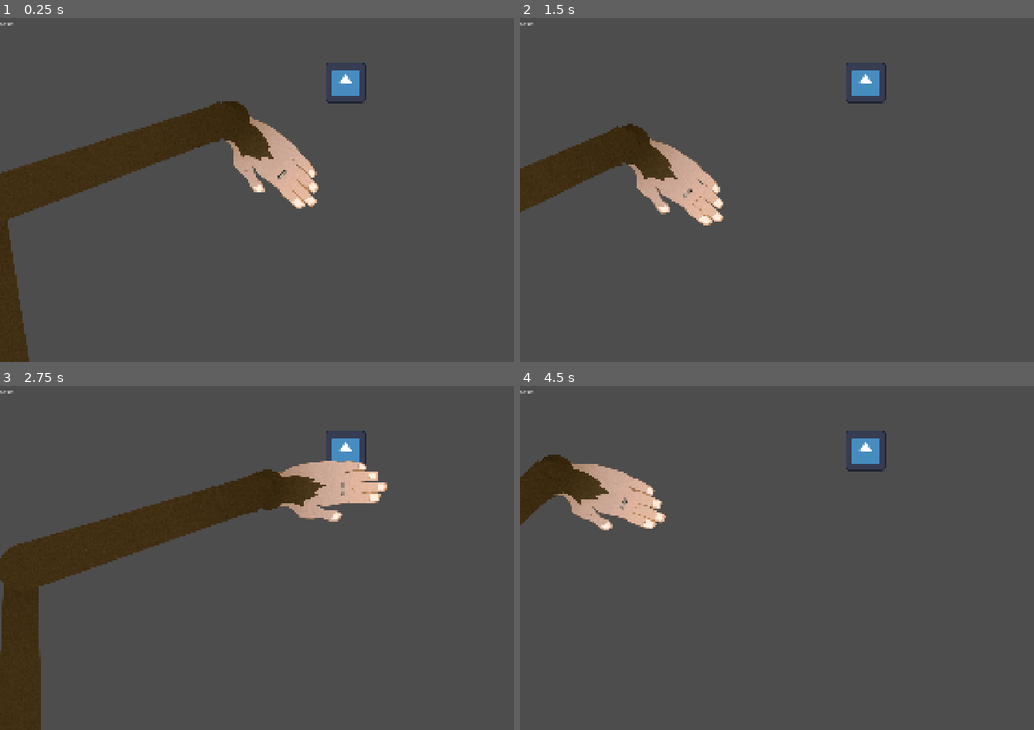
Above: before the commit, frames 1-4 (two rows, left to right).
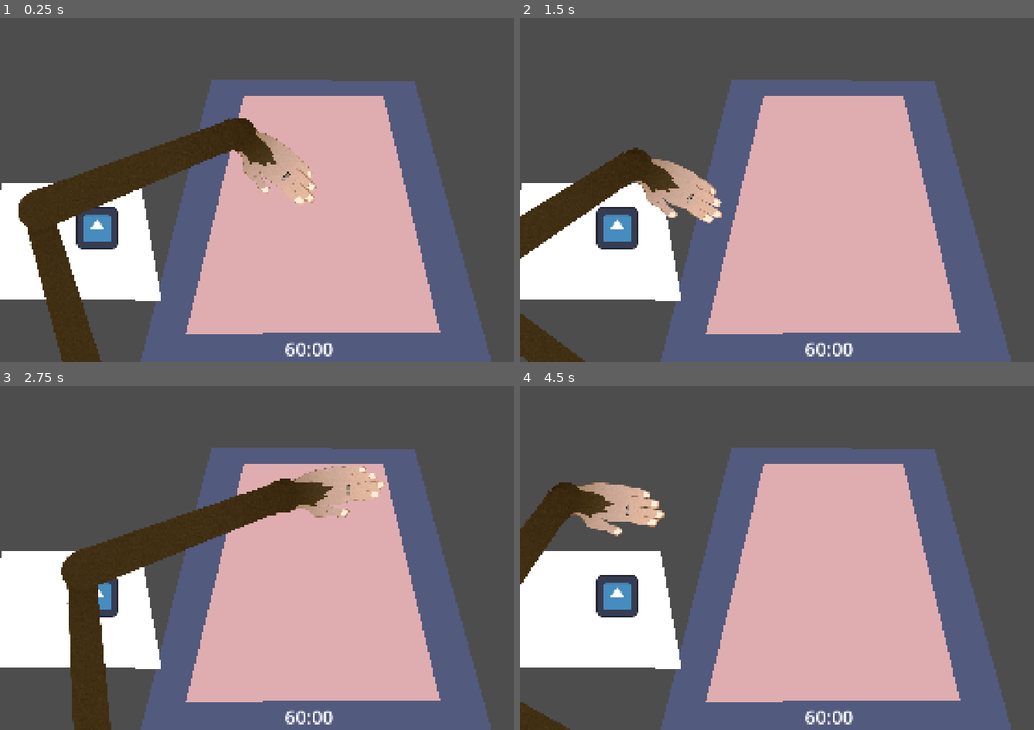
Above: after the commit, the same moments.

Repository: NathouneOne/GameJam_0226
Game: Godot game, scene res://Scenes/Game/game.tscn
The game is run twice, just before and just after one commit, with the same random seed, the same clock (stepped at 60 frames per second) and the same inputs. This scene is started directly instead of the project's main scene. The engine's default icon, where the game draws it, is replaced by a stand-in: a white triangle on a blue panel in a dark square.
Inputs (mouse positions are in pixels of both pictures, inside the frame that each line leads up to):
- Up to frame 1 (0.25 s): no input
- Up to frame 2 (1.5 s): move the mouse to (967, 172) at 0.52 s; press the mouse at (967, 172) at 0.53 s; tap Enter at 1.25 s; move the mouse to (705, 207) at 1.27 s; release the mouse at (705, 207) at 1.28 s; click (705, 207) at 1.35 s
- Up to frame 3 (2.75 s): move the mouse to (370, 478) at 2.02 s; press the mouse at (370, 478) at 2.03 s
- Up to frame 4 (4.5 s): move the mouse to (797, 626) at 2.77 s; release the mouse at (797, 626) at 2.78 s; click (797, 626) at 2.85 s; tap Space at 3.5 s; move the mouse to (1013, 609) at 3.52 s; press the mouse at (1013, 609) at 3.53 s; move the mouse to (643, 502) at 4.27 s; release the mouse at (643, 502) at 4.28 s; click (643, 502) at 4.35 s

The runs differ from the first frame. In frame 1, 56% of the frame differs, in the area x 0-96%, y 1-100%; in frame 2, 58%; in frame 3, 56%; in frame 4, 58%.

Commit message:
wip: game

Diff:
--- a/game-jam-0226/Scenes/Game/game.tscn
+++ b/game-jam-0226/Scenes/Game/game.tscn
@@ -7,43 +7,70 @@
 [sub_resource type="RectangleShape2D" id="RectangleShape2D_ciybh"]
 size = Vector2(128, 127)
 
+[sub_resource type="LabelSettings" id="LabelSettings_qikps"]
+font_size = 59
+
 [node name="Game" type="Node2D" unique_id=2073138695]
 
-[node name="Object" type="Node2D" parent="." unique_id=255358080]
-position = Vector2(1073, 211)
+[node name="Hands" parent="." unique_id=1149362447 instance=ExtResource("1_mv0hc")]
+scale = Vector2(0.84, 0.84)
 
-[node name="Sprite2D" type="Sprite2D" parent="Object" unique_id=37492616]
+[node name="Patient" type="Node2D" parent="." unique_id=1788166929]
+position = Vector2(958, 625)
+
+[node name="Cart" type="Node2D" parent="Patient" unique_id=1591633000]
+
+[node name="Body" type="Node2D" parent="Patient/Cart" unique_id=43249562]
+
+[node name="Polygon2D" type="Polygon2D" parent="Patient/Cart/Body" unique_id=91527580]
+z_index = 1
+position = Vector2(-1, -3)
+scale = Vector2(0.71273714, 0.67355824)
+color = Color(0.8758502, 0.68026394, 0.69058543, 1)
+offset = Vector2(-81.37642, 56.4168)
+polygon = PackedVector2Array(-452, 495, 655, 483, 408.28516, -605.7382, -197.82886, -607.2229)
+
+[node name="Polygon2D" type="Polygon2D" parent="Patient/Cart" unique_id=1806315227]
+position = Vector2(1, 0)
+color = Color(0.3239576, 0.3532681, 0.49650294, 1)
+offset = Vector2(-80, 0)
+polygon = PackedVector2Array(-452, 495, 655, 483, 408, -419, -222, -424)
+
+[node name="LeftTable" type="Node2D" parent="." unique_id=2134362851]
+
+[node name="Object" type="Node2D" parent="LeftTable" unique_id=255358080]
+z_index = 1
+position = Vector2(302, 663)
+
+[node name="Sprite2D" type="Sprite2D" parent="LeftTable/Object" unique_id=37492616]
 texture = ExtResource("1_qikps")
 metadata/_edit_lock_ = true
 
-[node name="Grabbable" parent="Object" unique_id=285037485 instance=ExtResource("2_i1e5p")]
+[node name="Grabbable" parent="LeftTable/Object" unique_id=285037485 instance=ExtResource("2_i1e5p")]
 metadata/_edit_lock_ = true
 
-[node name="CollisionShape2D" type="CollisionShape2D" parent="Object/Grabbable" unique_id=1969858577]
+[node name="CollisionShape2D" type="CollisionShape2D" parent="LeftTable/Object/Grabbable" unique_id=1969858577]
 position = Vector2(0, -0.5)
 shape = SubResource("RectangleShape2D_ciybh")
 metadata/_edit_lock_ = true
 
-[node name="Hands" parent="." unique_id=1149362447 instance=ExtResource("1_mv0hc")]
+[node name="Polygon2D" type="Polygon2D" parent="LeftTable" unique_id=659712214]
+position = Vector2(-96, 1)
+polygon = PackedVector2Array(104, 519, 532, 519, 598, 887, 33, 884)
 
-[node name="Patient" type="Node2D" parent="." unique_id=1788166929]
-
-[node name="Control" type="Control" parent="." unique_id=1201286298]
-layout_mode = 3
-anchors_preset = 0
+[node name="VBoxContainer" type="VBoxContainer" parent="." unique_id=1772624954]
 offset_right = 1920.0
 offset_bottom = 1080.0
-
-[node name="VBoxContainer" type="VBoxContainer" parent="Control" unique_id=1772624954]
-layout_mode = 0
-offset_right = 40.0
-offset_bottom = 40.0
 alignment = 2
 
-[node name="HBoxContainer" type="HBoxContainer" parent="Control/VBoxContainer" unique_id=1156236513]
+[node name="HBoxContainer" type="HBoxContainer" parent="VBoxContainer" unique_id=1156236513]
 layout_mode = 2
+alignment = 1
 
-[node name="Timer" type="Label" parent="Control/VBoxContainer/HBoxContainer" unique_id=274362900]
+[node name="Timer" type="Label" parent="VBoxContainer/HBoxContainer" unique_id=274362900]
 unique_name_in_owner = true
 layout_mode = 2
 text = "60:00"
+label_settings = SubResource("LabelSettings_qikps")
+
+[node name="Background" type="Node2D" parent="." unique_id=1704887786]
--- a/game-jam-0226/Scenes/hand/arm.tscn
+++ b/game-jam-0226/Scenes/hand/arm.tscn
@@ -51,8 +51,8 @@
 
 [node name="arm0" type="Node2D" parent="." unique_id=1782109609]
 position = Vector2(0, 0.9999995)
-rotation = -0.2836249
-scale = Vector2(0.99998575, 0.99998575)
+rotation = -0.2836243
+scale = Vector2(0.9999928, 0.9999928)
 
 [node name="Sprite2D" type="Sprite2D" parent="arm0" unique_id=125526545]
 position = Vector2(-1.3007263, -1.0000037)
@@ -62,9 +62,9 @@
 
 [node name="arm1" type="Node2D" parent="." unique_id=2020563101]
 z_index = 2
-position = Vector2(732.7633, -211.68575)
-rotation = -0.2836249
-scale = Vector2(0.99998575, 0.99998575)
+position = Vector2(732.75885, -211.68411)
+rotation = -0.2836243
+scale = Vector2(0.9999926, 0.9999926)
 
 [node name="Sprite2D" type="Sprite2D" parent="arm1" unique_id=103852025]
 position = Vector2(-1.3007263, -1.0000037)
@@ -74,9 +74,9 @@
 
 [node name="hand" type="Node2D" parent="." unique_id=1306377304]
 z_index = 1
-position = Vector2(1498.2749, -429.90125)
-rotation = -1.3308226
-scale = Vector2(0.99998444, 0.99998444)
+position = Vector2(1498.2668, -429.8986)
+rotation = -1.330822
+scale = Vector2(0.99998, 0.99998)
 
 [node name="Sprite" type="Polygon2D" parent="hand" unique_id=178004881]
 visible = false
--- a/game-jam-0226/Scenes/hand/hands.tscn
+++ b/game-jam-0226/Scenes/hand/hands.tscn
@@ -9,6 +9,7 @@
 size = Vector2(128, 127)
 
 [node name="Hands" type="Node2D" unique_id=1149362447]
+z_index = 6
 
 [node name="Object" type="Node2D" parent="." unique_id=162490197]
 visible = false
@@ -27,7 +28,7 @@
 metadata/_edit_lock_ = true
 
 [node name="LeftArm" parent="." unique_id=1314196640 node_paths=PackedStringArray("target_node") instance=ExtResource("1_0r2x8")]
-position = Vector2(59, 1340)
+position = Vector2(353, 1457)
 target_node = NodePath("../LeftHand")
 
 [node name="LeftHand" parent="." unique_id=2078914881 instance=ExtResource("4_cc8hp")]
